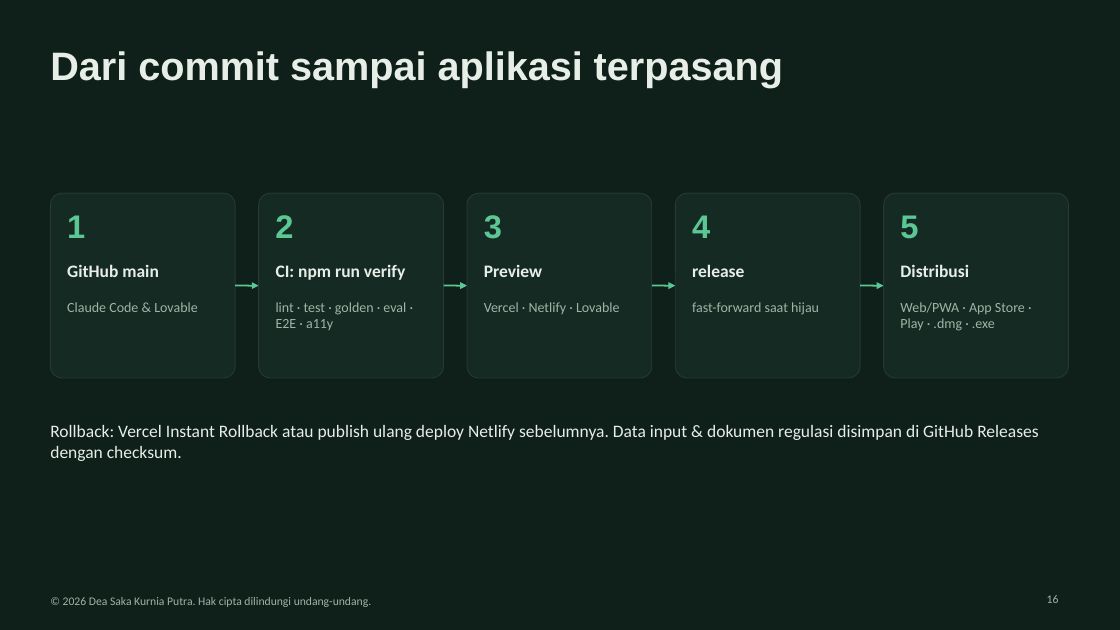
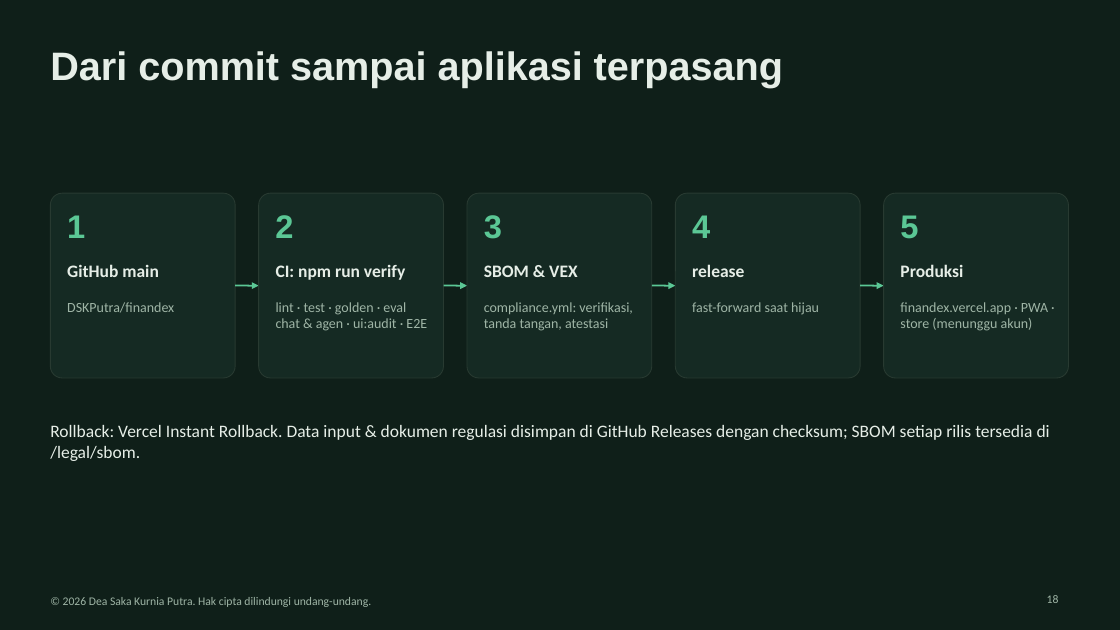
Before and after one commit to DSKPutra/askfolio, a slide deck: slide 18 of kit/whitepaper/Finandex_UTS_Kelompok.pptx (slide 16 before the commit). Drawn at 1120x630 pixels with LibreOffice and Linux fonts; fonts in the diff are those of the drawing. Boxes give left, top, right and bottom in pixels: in the first picture for what was removed or moved away, otherwise in the second. Text is boxed around its words. In the diff, an @@ line names an element or a change of style, - is before the commit and + after.

```diff
--- a/kit/whitepaper/Finandex_UTS_Kelompok.pptx
+++ b/kit/whitepaper/Finandex_UTS_Kelompok.pptx
@@ text at <box>484,265,577,277</box>: text changed @@
-Preview
+SBOM & VEX
@@ text at <box>900,264,963,277</box>: text changed @@
-Distribusi
+Produksi
@@ text at <box>67,302,174,313</box>: text changed @@
-Claude Code & Lovable
+DSKPutra/finandex
@@ text at <box>276,302,427,331</box>: text changed @@
-lint · test · golden · eval · E2E · a11y
+lint · test · golden · eval chat & agen · ui:audit · E2E
@@ text at <box>484,302,633,331</box>: text changed @@
-Vercel · Netlify · Lovable
+compliance.yml: verifikasi, tanda tangan, atestasi
@@ text at <box>900,302,1048,331</box>: text changed @@
-Web/PWA · App Store · Play · .dmg · .exe
+finandex.vercel.app · PWA · store (menunggu akun)
@@ text at <box>50,425,1050,461</box>: text changed @@
-Rollback: Vercel Instant Rollback atau publish ulang deploy Netlify sebelumnya. Data input & dokumen regulasi disimpan di GitHub Releases dengan checksum.
+Rollback: Vercel Instant Rollback. Data input & dokumen regulasi disimpan di GitHub Releases dengan checksum; SBOM setiap rilis tersedia di /legal/sbom.
```
Also in this commit, not shown: 12 other slides changed, 2 slides added, 9 other files.
